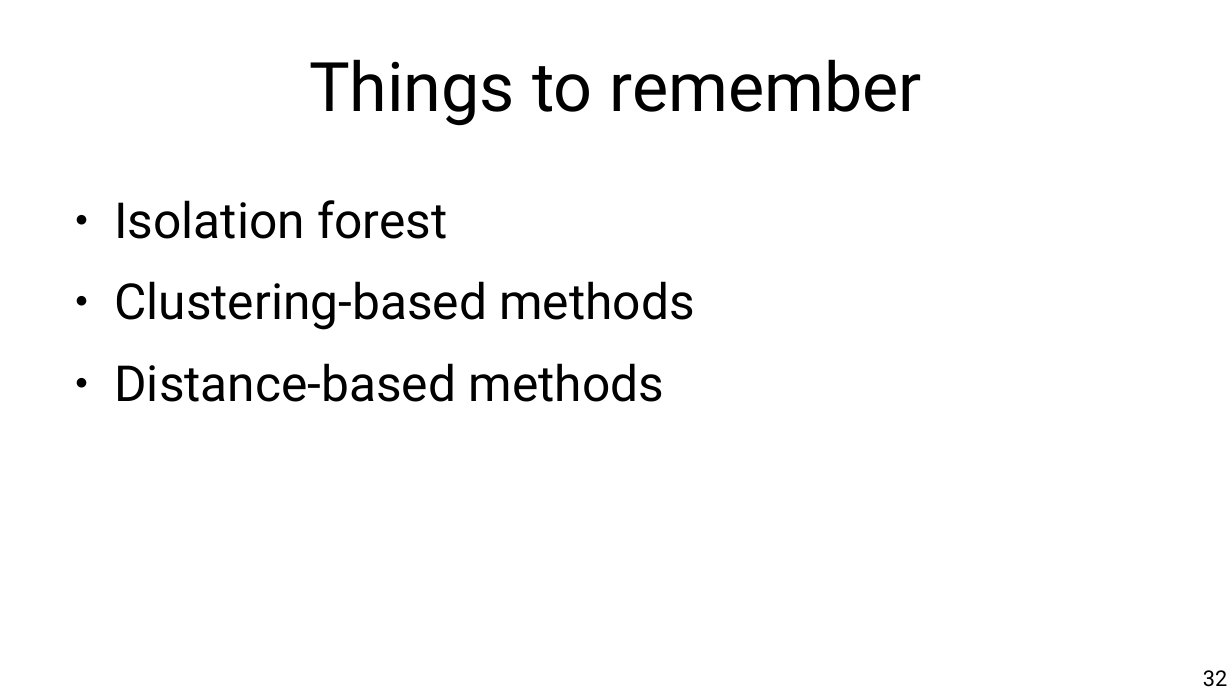
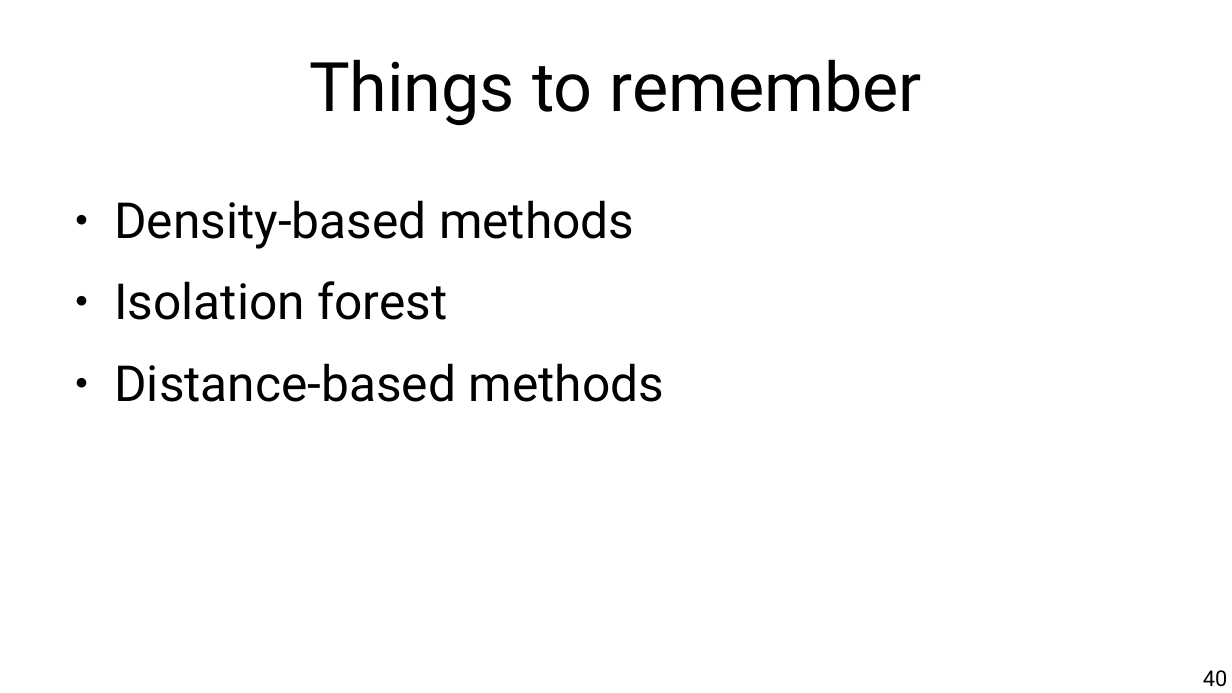
Before and after one commit to chatox/data-mining-course, a slide deck: slide 40 of theory/odp/tt21_outliers_isolation.odp (slide 32 before the commit). Drawn at 1232x693 pixels with LibreOffice and Linux fonts; fonts in the diff are those of the drawing. Boxes give left, top, right and bottom in pixels: in the first picture for what was removed or moved away, otherwise in the second. Text is boxed around its words. In the diff, an @@ line names an element or a change of style, - is before the commit and + after.

```diff
--- a/theory/odp/tt21_outliers_isolation.odp
+++ b/theory/odp/tt21_outliers_isolation.odp
@@ text at (x1=114, y1=200, x2=634, y2=249): paragraph added @@
+● Density-based methods
@@ text at (x1=114, y1=281, x2=694, y2=330): paragraph removed @@
-● Clustering-based methods
@@ page number at (x1=1203, y1=670, x2=1227, y2=687): text changed @@
-32
+40
```
Also in this commit, not shown: 10 other slides changed, 9 slides added, 1 slide removed, 2 other files.
